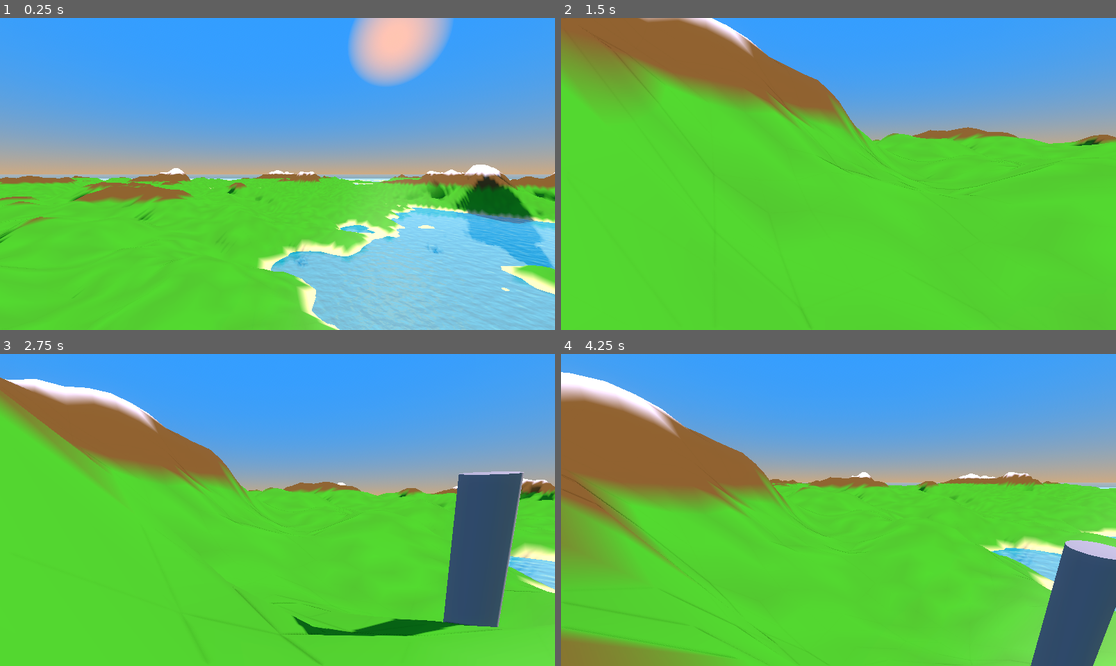
Above: before the commit, frames 1-4 (two rows, left to right).
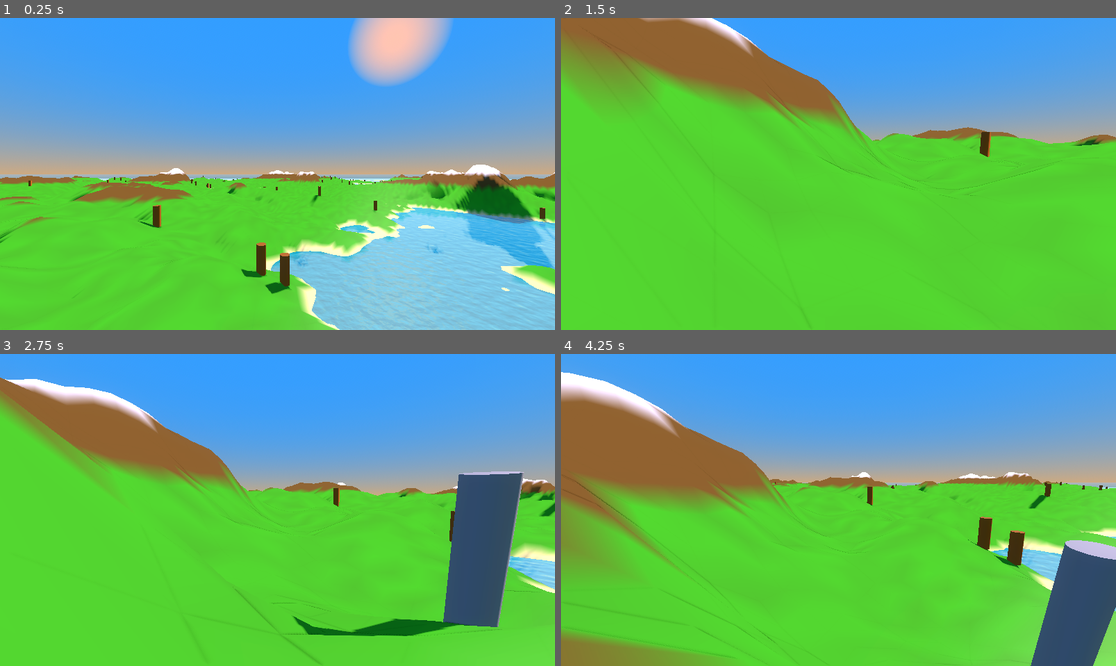
Above: after the commit, the same moments.

Repository: LeonardoLeporati7/Procedural-safari
Game: Godot game, scene res://node_2d.tscn
Same seed, same stepped clock (60 frames per second), same inputs: the game is played once before the commit and once after it.
Inputs (mouse positions are in pixels of both pictures, inside the frame that each line leads up to):
- Up to frame 1 (0.25 s): no input
- Up to frame 2 (1.5 s): tap Enter (ui_accept) at 0.5, 0.77 s; move the mouse to (960, 158) at 0.52 s; hold Right (ui_right) 0.53-1.28 s; hold A (a) 0.53-1.28 s; click (960, 158) at 0.67 s; tap D (d) at 0.8, 1.35 s; move the mouse to (810, 174) at 1.27 s; hold Up (ui_up) from 1.28 s (still down)
- Up to frame 3 (2.75 s): keep holding Up (ui_up); tap Enter (ui_accept) at 1.52, 2 s; tap S (s) at 1.55 s; move the mouse to (288, 503) at 2.02 s; hold S (s) from 2.03 s (still down); tap W (w) at 2.3 s
- Up to frame 4 (4.25 s): keep holding Up (ui_up); move the mouse to (832, 516) at 2.77 s; release S (s) at 2.78 s; tap W (w) at 2.85 s; click (832, 516) at 2.92 s; tap Enter (ui_accept) at 3.02, 3.77 s; tap A (a) at 3.05 s; move the mouse to (877, 513) at 3.52 s; hold A (a) from 3.53 s (still down); tap D (d) at 3.8 s

The runs differ from the first frame. In frame 1, 0.8% of the frame differs, in the area x 5-100%, y 50-89%; in frame 2, 0.1%; in frame 3, 0.2%; in frame 4, 0.8%.

Commit message:
Add scatter system and integrate with terrain
Add Scripts/scatter.gd implementing a MultiMesh-based scatter system that places simple cylinder "trees" on terrain using vertex height and radial distance filters (tree_count, hp_min/hp_max, dist_max). Integrate the scatter by calling apply_scatter(vertices, size, height) from mesh_instance_3d.gd after terrain generation (warns if sibling Scatter node or method is missing). Also update terrain.tscn to include the Scatter node and script ext_resource, and add the scatter.gd.uid file. Minor formatting/comment cleanups in mesh_instance_3d.gd and a small color line tweak.

Diff:
--- /dev/null
+++ b/pistolo/Scripts/scatter.gd
@@ -0,0 +1,48 @@
+extends Node3D
+
+@export var tree_count  : int   = 500
+@export var hp_min      : float = 0.10
+@export var hp_max      : float = 0.55
+@export var dist_max    : float = 0.78   # non oltre questo raggio (0=centro, 1=bordo)
+
+
+func apply_scatter(vertices: PackedVector3Array, terrain_size: float, terrain_height: float) -> void:
+	# Raccoglie i vertici validi
+	var candidates : PackedVector3Array = []
+	for v in vertices:
+		var dist := Vector2(v.x, v.z).length() / (terrain_size * 0.5)
+		var hp  = clamp((v.y + 1.0) / (terrain_height + 1.0), 0.0, 1.0)
+		if hp >= hp_min and hp <= hp_max and dist <= dist_max:
+			candidates.append(v)
+
+	# Mesh albero: cilindro verde
+	var geo := CylinderMesh.new()
+	geo.top_radius    = 0.5
+	geo.bottom_radius = 0.5
+	geo.height        = 3.0
+
+	var mat := StandardMaterial3D.new()
+	mat.albedo_color = Color(0.648, 0.394, 0.143, 1.0)
+	geo.surface_set_material(0, mat)
+
+	# MultiMesh
+	var count := mini(tree_count, candidates.size())
+	var mm    := MultiMesh.new()
+	mm.mesh             = geo
+	mm.transform_format = MultiMesh.TRANSFORM_3D
+	mm.instance_count   = count
+
+	var rng := RandomNumberGenerator.new()
+	rng.randomize()
+
+	for i in count:
+		# Seleziona un vertice casuale da candidates: rng.randi() genera un numero casuale,
+		# % candidates.size() lo limita all'intervallo valido, quindi accede all'elemento
+		var v := candidates[rng.randi() % candidates.size()]
+		var t := Transform3D()
+		t.origin = v + Vector3(0, 1.5, 0)   # centro del cilindro sopra il terreno
+		mm.set_instance_transform(i, t)
+
+	var mmi := MultiMeshInstance3D.new()
+	mmi.multimesh = mm
+	add_child(mmi)
--- a/pistolo/mesh_instance_3d.gd
+++ b/pistolo/mesh_instance_3d.gd
@@ -49,7 +49,7 @@
 
 func generate_terrain() -> void:
 	var plane := PlaneMesh.new()
-	plane.size           = Vector2(size, size)
+	plane.size             = Vector2(size, size)
 	plane.subdivide_width  = resolution
 	plane.subdivide_depth  = resolution
 
@@ -73,7 +73,7 @@
 		if hp < 0.10:
 			colors[i] = Color(0.98, 0.91, 0.60)   # sabbia
 		elif hp < 0.60:
-			colors[i] = Color(0.35,randf_range(0.70, 0.76), 0.22)   # prato Color(randf_range(0.300, 0.325), randf_range(0.5, 0.55), randf_range(0.20, 0.25), 1.0)
+			colors[i] = Color(0.35, randf_range(0.70, 0.76), 0.22)   # prato
 		elif hp < 0.9:
 			colors[i] = Color(0.52, 0.40, 0.22)   # roccia
 		else:
@@ -94,3 +94,12 @@
 
 	collision_shape.shape = mesh.create_trimesh_shape()
 	self.mesh = mesh
+
+	# ── SCATTER ───────────────────────────────────────────────────────────────
+	# Passa i vertici finali allo scatter per il posizionamento dei props.
+	# Il nodo "Scatter" deve essere fratello di questo MeshInstance3D nella scena.
+	var scatter = get_node_or_null("../Scatter")
+	if scatter and scatter.has_method("apply_scatter"):
+		scatter.apply_scatter(vertices, size, height)
+	else:
+		push_warning("Terrain: nodo 'Scatter' non trovato o manca il metodo apply_scatter().")
--- a/pistolo/terrain.tscn
+++ b/pistolo/terrain.tscn
@@ -1,6 +1,7 @@
 [gd_scene format=3 uid="uid://dshlcsur5qf7f"]
 
 [ext_resource type="Script" uid="uid://cwh3sqmrq2gya" path="res://mesh_instance_3d.gd" id="1_206su"]
+[ext_resource type="Script" uid="uid://cmt7fcympfqlb" path="res://Scripts/scatter.gd" id="2_0u6kl"]
 
 [sub_resource type="StandardMaterial3D" id="StandardMaterial3D_0e48y"]
 transparency = 3
@@ -21,3 +22,6 @@
 script = ExtResource("1_206su")
 
 [node name="CollisionShape3D" type="CollisionShape3D" parent="." unique_id=377846675]
+
+[node name="Scatter" type="Node3D" parent="." unique_id=1737239870]
+script = ExtResource("2_0u6kl")
Not shown, added: pistolo/Scripts/scatter.gd.uid
